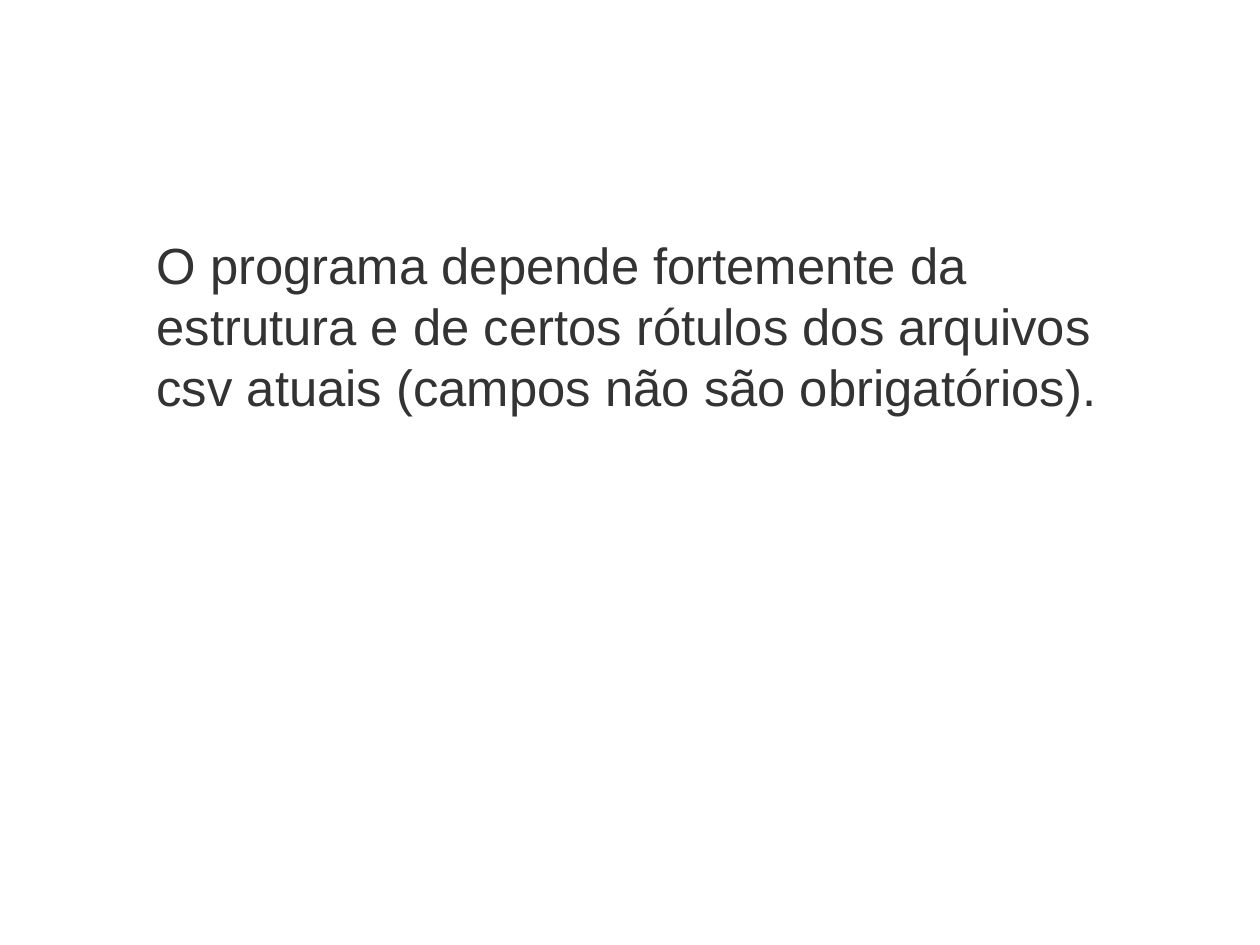
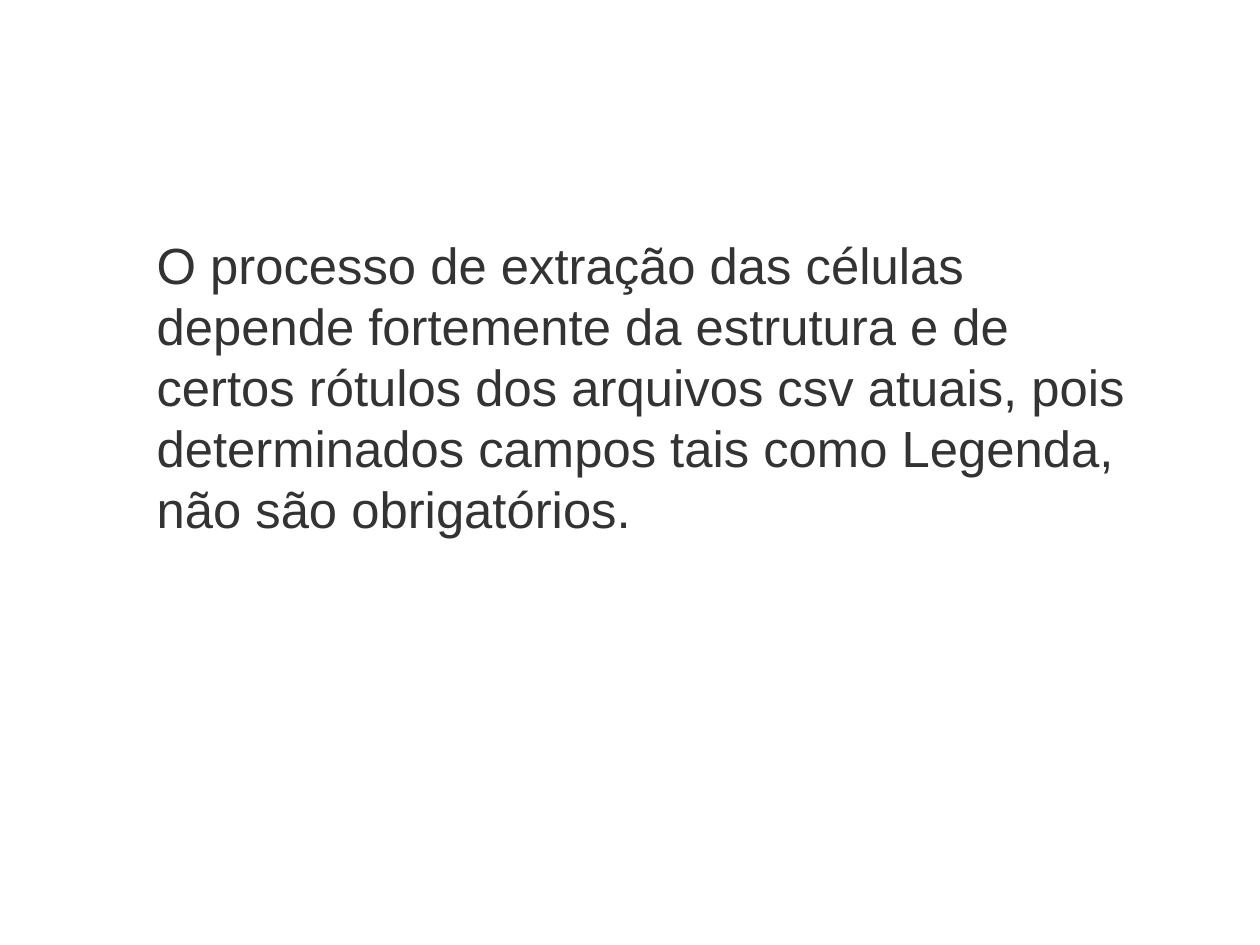
Before and after one commit to bireme/TabNetCells, a slide deck: slide 7 of apresentação.odp (slide 9 before the commit). Drawn at 1260x945 pixels with LibreOffice and Linux fonts; fonts in the diff are those of the drawing; background and template pictures are left out. Boxes give left, top, right and bottom in pixels: in the first picture for what was removed or moved away, otherwise in the second. Text is boxed around its words. In the diff, an @@ line names an element or a change of style, - is before the commit and + after.

```diff
--- a/apresentação.odp
+++ b/apresentação.odp
@@ text at (x1=157, y1=246, x2=1124, y2=539): text changed @@
-O programa depende fortemente da estrutura e de certos rótulos dos arquivos csv atuais (campos não são obrigatórios).
+O processo de extração das células depende fortemente da estrutura e de certos rótulos dos arquivos csv atuais, pois determinados campos tais como Legenda, não são obrigatórios.
```
Also in this commit, not shown: 3 other slides changed, 1 slide added, 2 slides removed, 10 other files.
